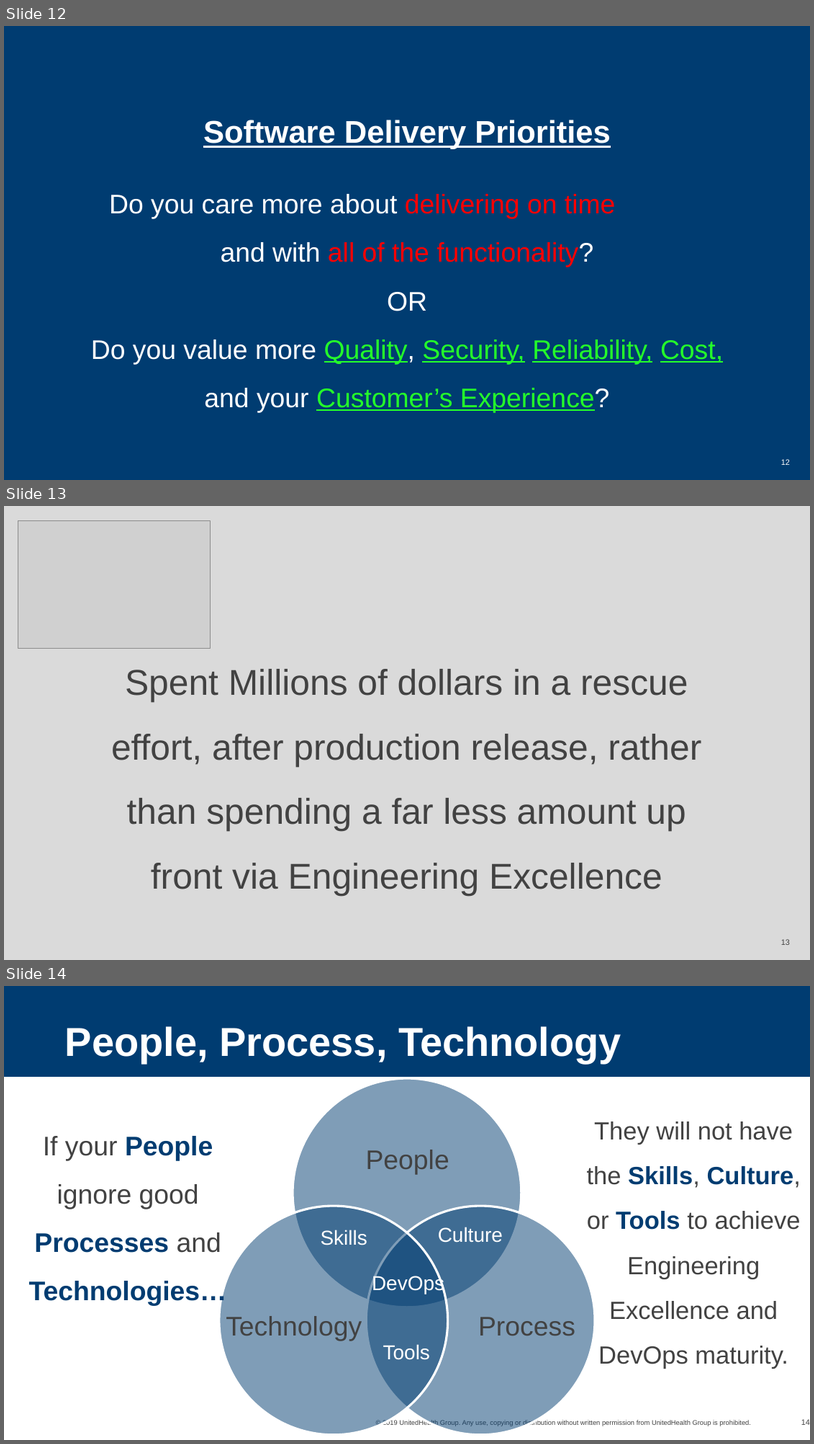
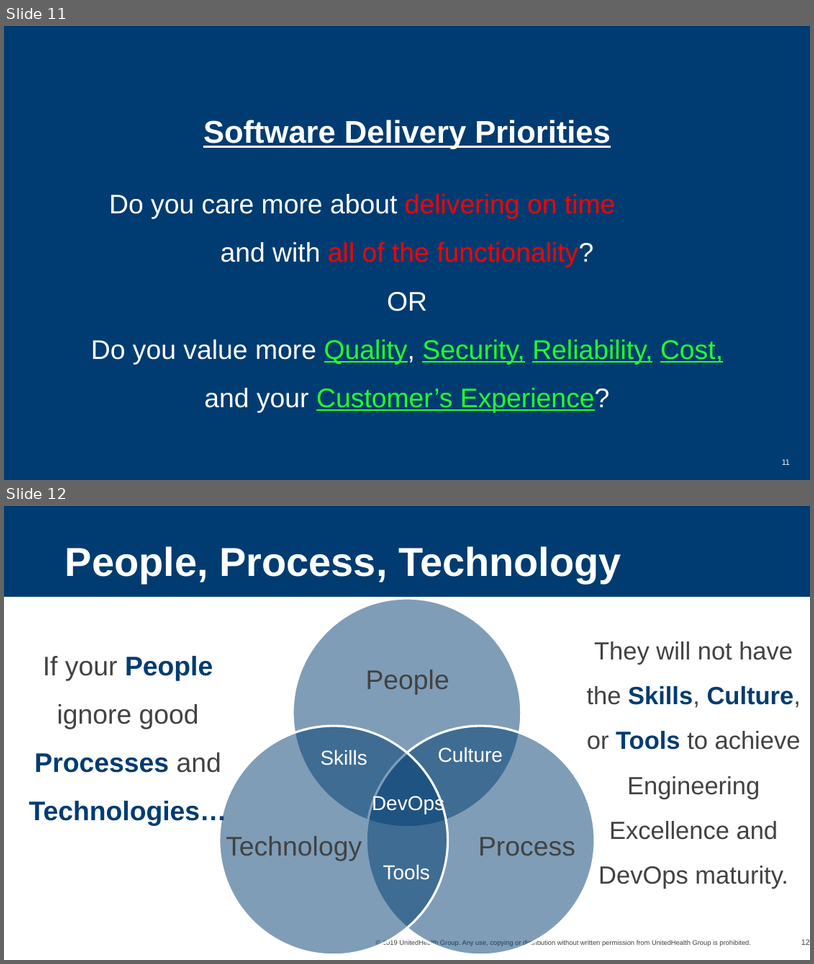
Before and after one commit to starrman777/presentations, a slide deck: ZeroDayAttack.pptx. Shown one above the other, each under a label of ours: slides 12, 13 and 14 before the commit, slides 11 and 12 after it. The pictures are 814x1444 and 814x964 pixels, drawn with LibreOffice and Linux fonts; fonts in the diff are those of the drawing; grey boxes stand for pictures; background and template pictures are left out. Boxes give left, top, right and bottom in pixels: in the first picture for what was removed or moved away, otherwise in the second. Text is boxed around its words. In the diff, an @@ line names an element or a change of style, - is before the commit and + after.

```diff
--- a/ZeroDayAttack.pptx
+++ b/ZeroDayAttack.pptx
@@ slide 13 removed at (4,506,810,960), background #DADADA @@
@@ picture removed at (18,520,211,648) @@
@@ text removed at (111,669,702,896) @@
-Spent Millions of dollars in a rescue effort, after production release, rather than spending a far less amount up front via Engineering Excellence
@@ page number removed at (782,939,790,944) @@
-13
@@ what was slide 12 is now slide 11 @@
@@ page number at (782,459,790,464): text changed @@
-12
+11
@@ what was slide 14 is now slide 12 @@
@@ page number at (802,939,810,944): text changed @@
-14
+12
```
Also in this commit, not shown: 1 slide changed, 1 other slide removed.
